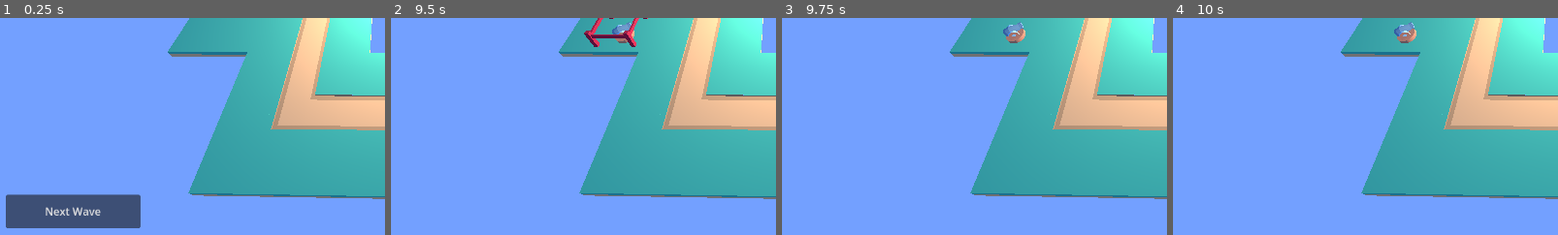
Above: before the commit, frames 1-4 (left to right).
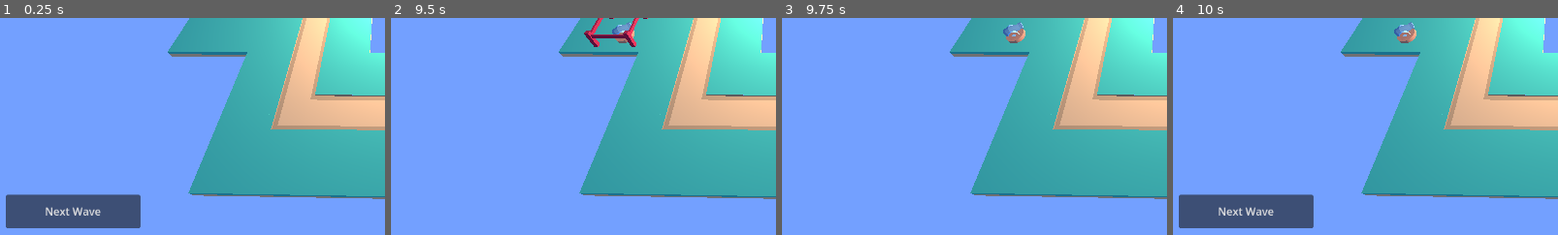
Above: after the commit, the same moments.

Repository: Anathek/towerdefense
Game: Godot game, scene res://Scenes/world.tscn
The game is run twice, just before and just after one commit, with the same random seed, the same clock (stepped at 60 frames per second) and the same inputs. The project has no main scene, so this scene is started directly. The engine's default icon, where the game draws it, is replaced by a stand-in: a white triangle on a blue panel in a dark square.
Inputs (mouse positions are % of the whole screen's width and height, from its top left):
- Up to frame 1 (0.25 s): no input
- Up to frame 2 (9.5 s): click "Next Wave" at 0.5 s; move the mouse to (72, 45) at 1.27 s; click (72, 45) at 1.35 s; move the mouse to (30, 55) at 2.02 s; click (30, 55) at 2.1 s; click "250 Gold" at 2.75 s; move the mouse to (60, 28) at 3.52 s; click (60, 28) at 3.6 s; move the mouse to (45, 70) at 4.27 s; click (45, 70) at 4.35 s; move the mouse to (80, 65) at 5.02 s; click (80, 65) at 5.1 s; move the mouse to (19, 35) at 5.77 s; click (19, 35) at 5.85 s; move the mouse to (55, 50) at 6.52 s; click (55, 50) at 6.6 s; move the mouse to (35, 25) at 7.27 s; click (35, 25) at 7.35 s; move the mouse to (72, 45) at 8.02 s; click (72, 45) at 8.1 s; move the mouse to (30, 55) at 8.77 s; click (30, 55) at 8.85 s
- Up to frame 3 (9.75 s): move the mouse to (60, 28) at 9.52 s; click (60, 28) at 9.6 s
- Up to frame 4 (10 s): no input
The pictures show only the part of the screen within x 0-50%, y 50-100%; the shares and areas given below are measured in that part.

Frames 1-3 are identical in both runs. In frame 4, 5.5% of the frame differs, in the area x 1-37%, y 81-97%.

Commit message:
End Game
game over and replayability implemented

Diff:
--- a/Scenes/world.tscn
+++ b/Scenes/world.tscn
@@ -361,6 +361,46 @@
 horizontal_alignment = 1
 vertical_alignment = 1
 
+[node name="GameOverPanel" type="Panel" parent="CanvasLayer/UI"]
+visible = false
+layout_mode = 1
+anchors_preset = 15
+anchor_right = 1.0
+anchor_bottom = 1.0
+grow_horizontal = 2
+grow_vertical = 2
+
+[node name="GameOverLabel" type="Label" parent="CanvasLayer/UI/GameOverPanel"]
+layout_mode = 1
+anchors_preset = 15
+anchor_right = 1.0
+anchor_bottom = 1.0
+grow_horizontal = 2
+grow_vertical = 2
+theme_override_font_sizes/font_size = 50
+text = "Game Over"
+horizontal_alignment = 1
+vertical_alignment = 1
+
+[node name="PlayAgainButton" type="Button" parent="CanvasLayer/UI/GameOverPanel"]
+custom_minimum_size = Vector2(200, 50)
+layout_mode = 0
+offset_left = 483.0
+offset_top = 373.0
+offset_right = 683.0
+offset_bottom = 423.0
+text = "Play Again
+"
+
+[node name="QuitButton" type="Button" parent="CanvasLayer/UI/GameOverPanel"]
+custom_minimum_size = Vector2(200, 50)
+layout_mode = 0
+offset_left = 482.0
+offset_top = 432.0
+offset_right = 682.0
+offset_bottom = 482.0
+text = "Quit"
+
 [node name="TowerRoundSampleF" type="MeshInstance3D" parent="."]
 transform = Transform3D(1, 0, 0, 0, 1, 0, 0, 0, 1, 0.5, 0.2, -9.5)
 mesh = ExtResource("10_cl3io")
@@ -373,3 +413,5 @@
 [connection signal="pressed" from="CanvasLayer/UI/ShopPanel/VBoxContainer/CannonButton2" to="." method="_on_cannon_button_2_pressed"]
 [connection signal="pressed" from="CanvasLayer/UI/ShopPanel/VBoxContainer/CancelButton" to="." method="_on_cancel_button_pressed"]
 [connection signal="pressed" from="CanvasLayer/UI/NextWaveButton" to="." method="_on_next_wave_button_pressed"]
+[connection signal="pressed" from="CanvasLayer/UI/GameOverPanel/PlayAgainButton" to="." method="_on_play_again_button_pressed"]
+[connection signal="pressed" from="CanvasLayer/UI/GameOverPanel/QuitButton" to="." method="_on_quit_button_pressed"]
--- a/Scripts/Enemy.gd
+++ b/Scripts/Enemy.gd
@@ -13,6 +13,7 @@
 
 	if Path.get_progress_ratio() >= 0.99:
 		Global.health -= 20
+		Global.enemies_alive -= 1
 		Path.queue_free()
 
 func take_damage(damage):
--- a/Scripts/World.gd
+++ b/Scripts/World.gd
@@ -55,10 +55,14 @@
 		Global.enemies_alive += 1
 
 		can_spawn = false
+
 	if Global.enemies_alive > 0:
 		wave_on_going = true
 	else:
 		wave_on_going = false
+
+	if Global.health <= 0:
+		game_over()
 
 func handle_ui() -> void:
 	$CanvasLayer/UI/ShopPanel.visible = in_build_menu
@@ -78,6 +82,9 @@
 		add_child(temp_cannon)
 		temp_cannon.global_position = indicator.global_position
 
+func game_over() -> void:
+	$CanvasLayer/UI/GameOverPanel.visible = true
+
 func _on_cannon_button_pressed():
 	buy_tower(250, cannon)
 
@@ -92,3 +99,12 @@
 
 func _on_cannon_button_2_pressed():
 	buy_tower(500, blaster)
+
+
+func _on_play_again_button_pressed():
+	Global.reset()
+	get_tree().reload_current_scene()
+
+
+func _on_quit_button_pressed():
+	get_tree().quit()
